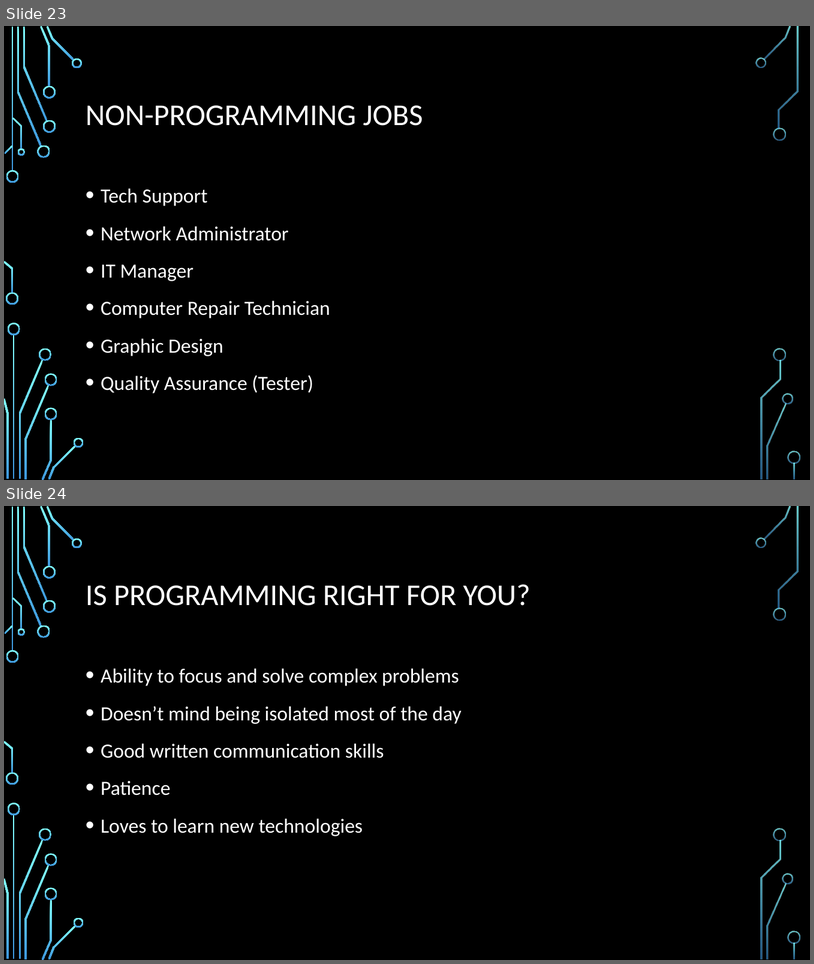
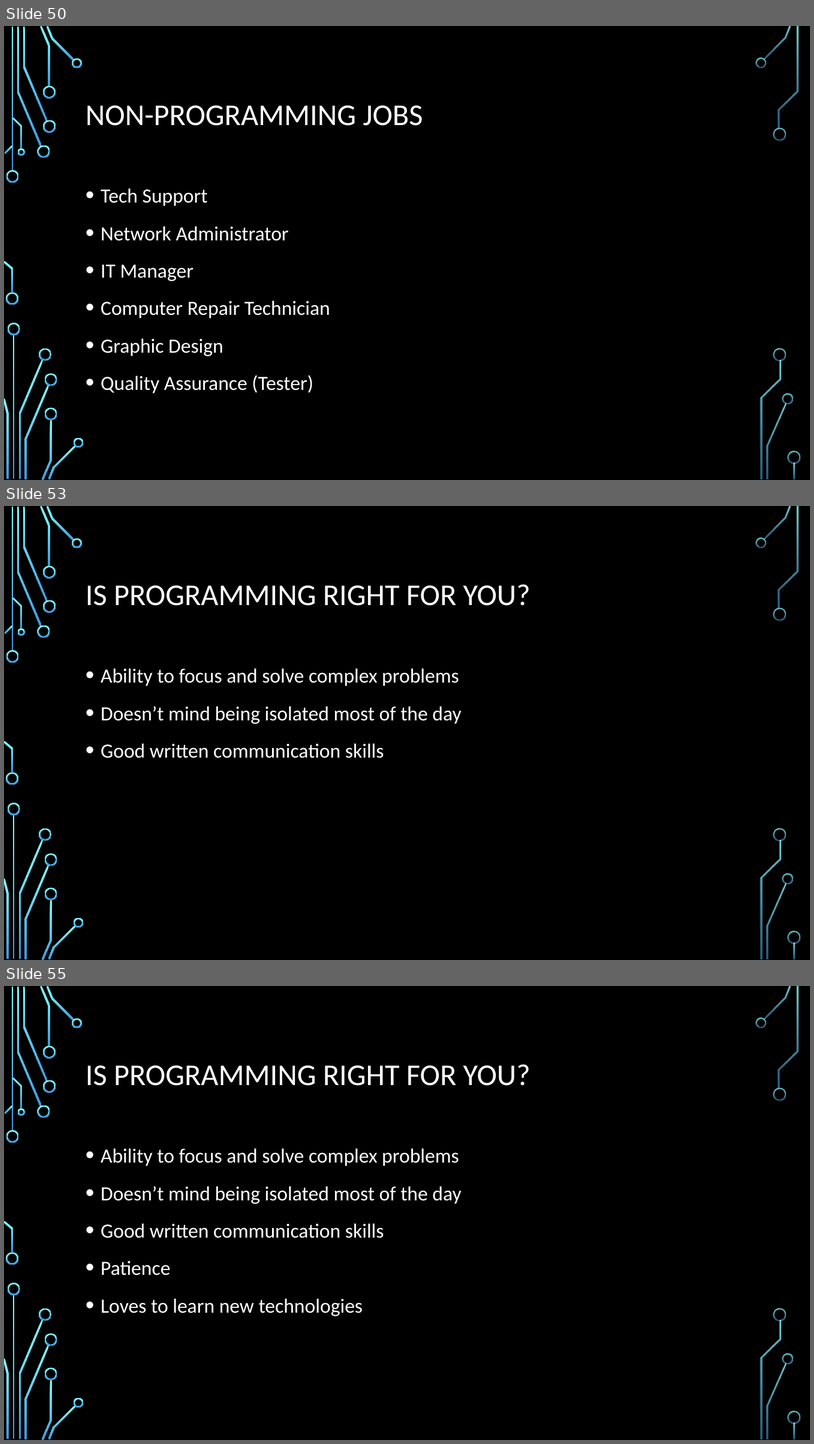
Before and after one commit to daviddcbud/TrainingApp, a slide deck: PowerPointSlids.pptx. Shown one above the other, each under a label of ours: slides 23 and 24 before the commit, slides 50, 53 and 55 after it; the slides between them are not shown. The pictures are 814x964 and 814x1444 pixels, drawn with LibreOffice and Linux fonts; fonts in the diff are those of the drawing; background and template pictures are left out. Boxes give left, top, right and bottom in pixels: in the first picture for what was removed or moved away, otherwise in the second. Text is boxed around its words. In the diff, an @@ line names an element or a change of style, - is before the commit and + after.

```diff
--- a/PowerPointSlids.pptx
+++ b/PowerPointSlids.pptx
@@ slide 53 added at [4,506,810,960], background picture (left out); not listed: 36 template elements that a slide beside it also shows @@
@@ title added at [86,584,531,606], 36 pt, text #FFFFFF @@
+IS PROGRAMMING RIGHT FOR YOU?
@@ text added at [101,668,461,758], 24 pt, text #FFFFFF @@
+• Ability to focus and solve complex problems
+• Doesn’t mind being isolated most of the day
+• Good written communication skills
@@ what was slide 23 is now slide 50 @@
@@ what was slide 24 is now slide 55 @@
```
Also in this commit, not shown: 7 slides changed, 37 other slides added, 3 other files.
